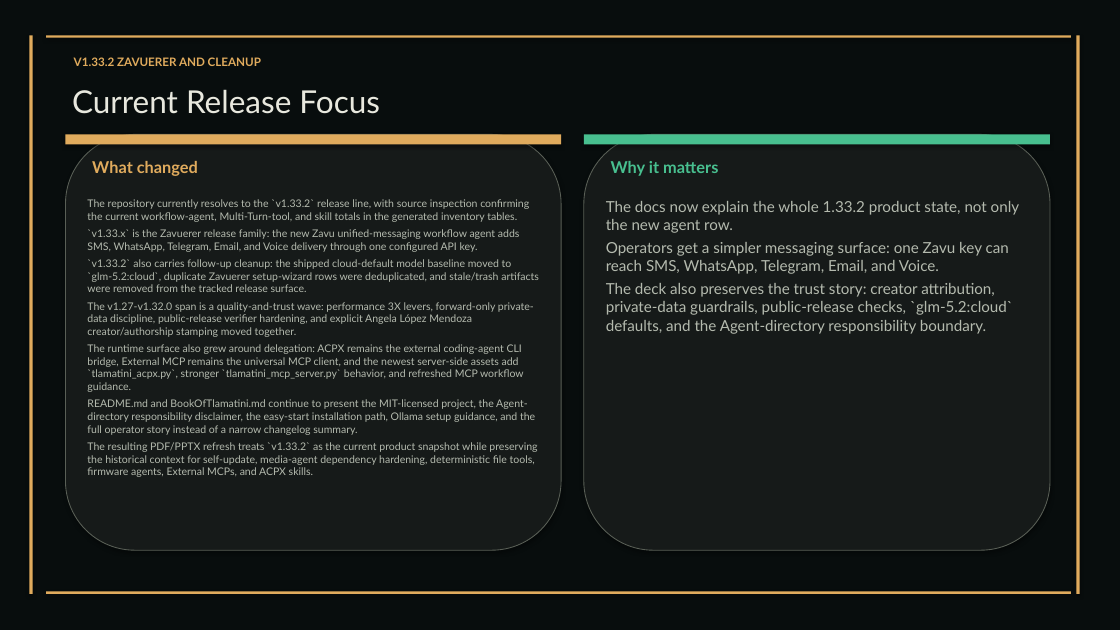
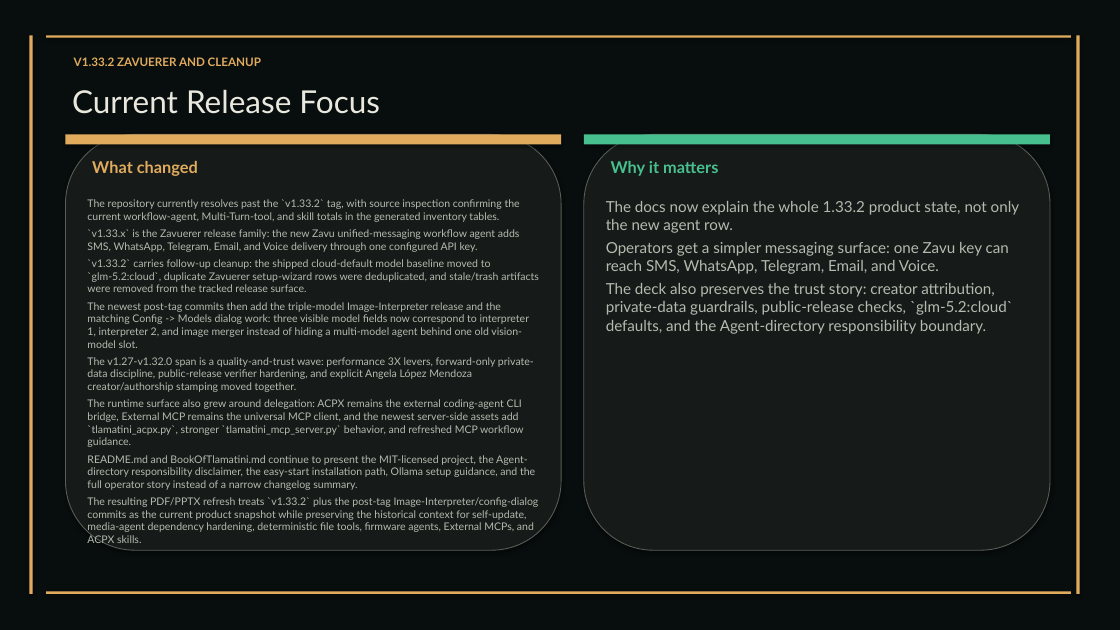
Before and after one commit to XAIHT/Tlamatini, a slide deck: slide 20 of Tlamatini_eXtended_Artificial_Intelligence_Humanly_Tempered.pptx. Drawn at 1120x630 pixels with LibreOffice and Linux fonts; fonts in the diff are those of the drawing. Boxes give left, top, right and bottom in pixels: in the first picture for what was removed or moved away, otherwise in the second. Text is boxed around its words. In the diff, an @@ line names an element or a change of style, - is before the commit and + after.

```diff
--- a/Tlamatini_eXtended_Artificial_Intelligence_Humanly_Tempered.pptx
+++ b/Tlamatini_eXtended_Artificial_Intelligence_Humanly_Tempered.pptx
@@ text at (x1=87, y1=199, x2=520, y2=222): text changed @@
-The repository currently resolves to the `v1.33.2` release line, with source inspection confirming the current workflow-agent, Multi-Turn-tool, and skill totals in the generated inventory tables.
+The repository currently resolves past the `v1.33.2` tag, with source inspection confirming the current workflow-agent, Multi-Turn-tool, and skill totals in the generated inventory tables.
@@ text at (x1=87, y1=259, x2=539, y2=348): text changed @@
-`v1.33.2` also carries follow-up cleanup: the shipped cloud-default model baseline moved to `glm-5.2:cloud`, duplicate Zavuerer setup-wizard rows were deduplicated, and stale/trash artifacts were removed from the tracked release surface.
+`v1.33.2` carries follow-up cleanup: the shipped cloud-default model baseline moved to `glm-5.2:cloud`, duplicate Zavuerer setup-wizard rows were deduplicated, and stale/trash artifacts were removed from the tracked release surface.
+The newest post-tag commits then add the triple-model Image-Interpreter release and the matching Config -> Models dialog work: three visible model fields now correspond to interpreter 1, interpreter 2, and image merger instead of hiding a multi-model agent behind one old vision-model slot.
@@ text at (x1=87, y1=497, x2=539, y2=546): text changed @@
-The resulting PDF/PPTX refresh treats `v1.33.2` as the current product snapshot while preserving the historical context for self-update, media-agent dependency hardening, deterministic file tools, firmware agents, External MCPs, and ACPX skills.
+The resulting PDF/PPTX refresh treats `v1.33.2` plus the post-tag Image-Interpreter/config-dialog commits as the current product snapshot while preserving the historical context for self-update, media-agent dependency hardening, deterministic file tools, firmware agents, External MCPs, and ACPX skills.
```
Also in this commit, not shown: 32 other slides changed, 1 slide added, 2 other files.
